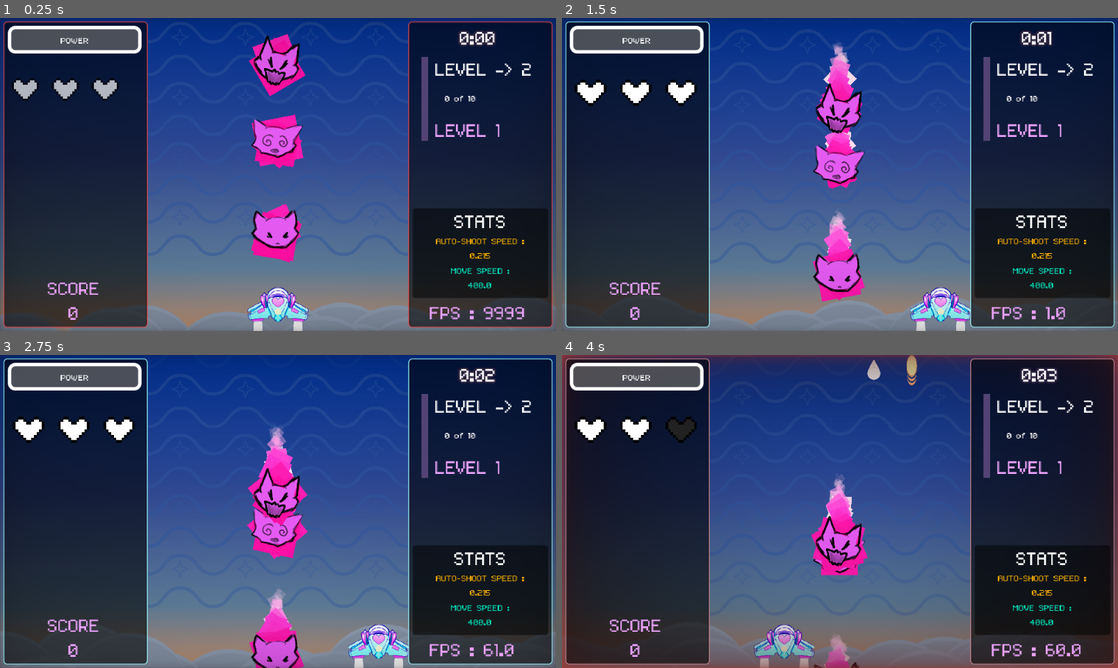
Above: before the commit, frames 1-4 (two rows, left to right).
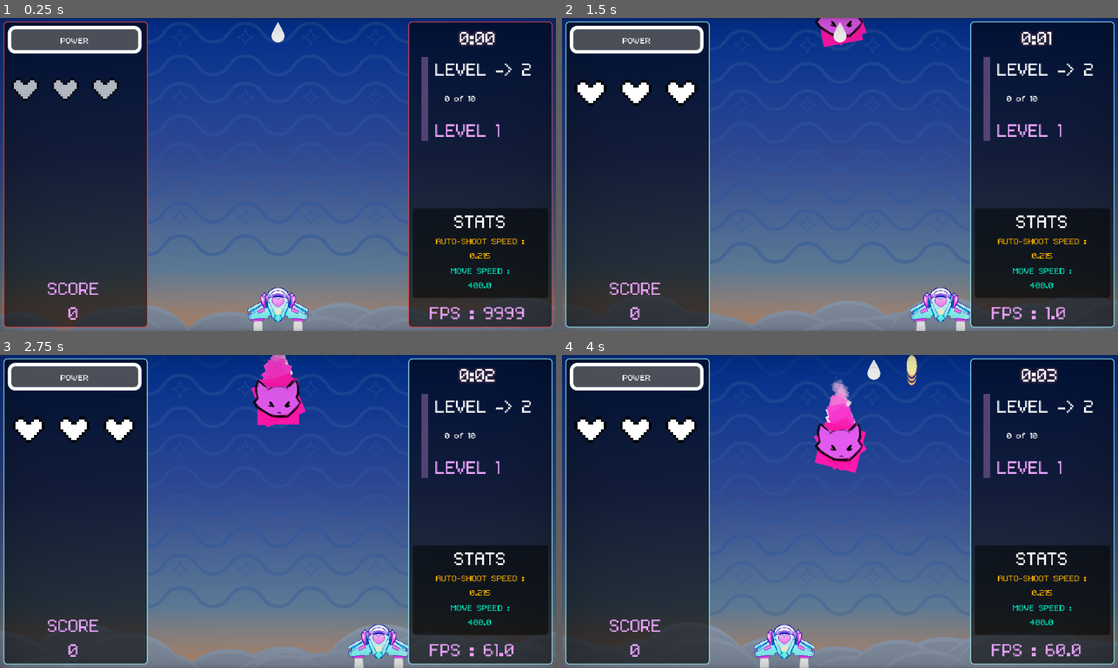
Above: after the commit, the same moments.

Repository: JoshuaOddBloom/ANSG_MeowBlast
Game: Godot game, scene res://scenes/base_level/base_level.tscn
Same seed, same stepped clock (60 frames per second), same inputs: the game is played once before the commit and once after it. This scene is started directly instead of the project's main scene. Sound files missing from this copy of the repository are replaced by a short silence.
Inputs (mouse positions are in pixels of both pictures, inside the frame that each line leads up to):
- Up to frame 1 (0.25 s): no input
- Up to frame 2 (1.5 s): move the mouse to (962, 158) at 0.52 s; hold Right (ui_right) 0.53-1.28 s; tap J (shoot) at 0.6 s; move the mouse to (728, 190) at 1.27 s; hold Down (ui_down) from 1.28 s (still down); tap K (use_power) at 1.35 s
- Up to frame 3 (2.75 s): move the mouse to (333, 442) at 2.02 s; release Down (ui_down) at 2.03 s; hold Right (ui_right) from 2.03 s (still down); tap J (shoot) at 2.1 s
- Up to frame 4 (4 s): move the mouse to (812, 574) at 2.77 s; tap K (use_power) at 2.85 s; move the mouse to (1006, 558) at 3.52 s; release Right (ui_right) at 3.53 s; hold Left (ui_left) from 3.53 s (still down); tap J (shoot) at 3.6 s

The runs differ from the first frame. In frame 1, 3.8% of the frame differs, in the area x 44-55%, y 1-79%; in frame 2, 4.8%; in frame 3, 5.7%; in frame 4, 17%, in the area x 0-100%, y 0-100%.

Commit message:
4.4.1 - performance memory usage issue on safari because of an update. Runs okay on Firefox and Chrome

Diff:
--- a/default_bus_layout.tres
+++ b/default_bus_layout.tres
@@ -3,7 +3,7 @@
 [resource]
 bus/1/name = &"BGM"
 bus/1/solo = false
-bus/1/mute = true
+bus/1/mute = false
 bus/1/bypass_fx = false
 bus/1/volume_db = -2.61025
 bus/1/send = &"Master"
--- a/pre_compile.gd
+++ /dev/null
@@ -1,28 +0,0 @@
-extends Node
-
-
-
-func _ready() -> void:
-	pre_compile()
-
-
-func pre_compile():
-	var children = self.get_children()
-	for child in children:
-		if child.get_child_count() > 1:
-			check_for_children(child)
-
-
-
-func check_for_animations(check_child):
-	if check_child is AnimationPlayer:
-			var animations_in_player = check_child.get_animation_list()
-			for i in animations_in_player:
-				#prints("playing - ", check_child, i)
-				check_child.play(str(i))
-
-
-func check_for_children(check_child):
-	var children_for_anims = check_child.get_children()
-	for i in children_for_anims:
-		check_for_animations(i)
--- a/scenes/base_level/base_level.tscn
+++ b/scenes/base_level/base_level.tscn
@@ -583,7 +583,7 @@
 
 [node name="ItemDropManager" parent="." instance=ExtResource("3_dojjm")]
 unique_name_in_owner = true
-drop_percent = 1.0
+drop_percent = 0.1
 droppable_items = Array[ExtResource("4_8tryd")]([ExtResource("5_0rn38"), ExtResource("6_0rn38"), ExtResource("9_5uif2")])
 
 [node name="BG" type="Node2D" parent="."]
@@ -608,6 +608,7 @@
 centered = false
 
 [node name="Comet" type="Node2D" parent="BG"]
+visible = false
 
 [node name="BGPatterns" type="Node2D" parent="BG"]
 
@@ -713,13 +714,7 @@
 position = Vector2(320, 331)
 
 [node name="Enemy" parent="EntitiesLayer" instance=ExtResource("3_jlp5g")]
-position = Vector2(318, 233)
-
-[node name="Enemy2" parent="EntitiesLayer" instance=ExtResource("3_jlp5g")]
-position = Vector2(319, 130)
-
-[node name="Enemy3" parent="EntitiesLayer" instance=ExtResource("3_jlp5g")]
-position = Vector2(319, 38)
+position = Vector2(320, -60)
 
 [node name="HurtBox" type="Area2D" parent="." groups=["level_enemy_bounds"]]
 unique_name_in_owner = true
--- a/scenes/components/health_component.gd
+++ b/scenes/components/health_component.gd
@@ -11,10 +11,10 @@
 
 
 func _ready() -> void:
-	GameEvents.player_damaged.connect(on_player_damaged)
 	current_health = max_health
 	# Send out the player's health
 	if owner.is_in_group("player"):
+		GameEvents.player_damaged.connect(on_player_damaged)
 		current_health = start_health
 		is_player_health_component = true
 		GameEvents.emit_player_health_changed(current_health)
--- a/scenes/enemy/enemy.tscn
+++ b/scenes/enemy/enemy.tscn
@@ -182,10 +182,12 @@
 
 [node name="FireTrailGPUParticles2D2" parent="." instance=ExtResource("7_nbhyu")]
 position = Vector2(0, 11)
+fixed_fps = 12
 process_material = ExtResource("4_13gj6")
 
 [node name="FireTrailGPUParticles2D" parent="." instance=ExtResource("7_nbhyu")]
 position = Vector2(0, 11)
+fixed_fps = 12
 process_material = ExtResource("5_4efjx")
 
 [node name="HealthComponent" parent="." instance=ExtResource("2_a3pup")]
--- a/scenes/pre_compile.tscn
+++ /dev/null
@@ -1,9 +0,0 @@
-[gd_scene load_steps=3 format=3 uid="uid://dri3glp54xdi0"]
-
-[ext_resource type="Script" uid="uid://b324yv1k715jr" path="res://pre_compile.gd" id="1_66d8r"]
-[ext_resource type="PackedScene" uid="uid://deitr7ypebg0a" path="res://scenes/ui/main_menu.tscn" id="2_i3ay6"]
-
-[node name="PreCompile" type="Node"]
-script = ExtResource("1_66d8r")
-
-[node name="MainMenu" parent="." instance=ExtResource("2_i3ay6")]
--- a/scenes/projectile/projectile.gd
+++ b/scenes/projectile/projectile.gd
@@ -12,8 +12,8 @@
 
 func _process(delta: float) -> void:
 	if global_position.y <= -500:
-		# Delete Projectile
 		defeated()
+
 	# Move Projectile
 	position.y -= projectile_move_speed * delta
 
--- a/scenes/projectile/projectile_base_x_10.tscn
+++ b/scenes/projectile/projectile_base_x_10.tscn
@@ -153,6 +153,7 @@
 unique_name_in_owner = true
 collision_layer = 4
 collision_mask = 2
+monitoring = false
 
 [node name="CollisionShape2D" type="CollisionShape2D" parent="HurtBox"]
 shape = SubResource("CircleShape2D_t8015")
--- a/scenes/ui/init_screen.tscn
+++ b/scenes/ui/init_screen.tscn
@@ -1,6 +1,6 @@
 [gd_scene load_steps=7 format=3 uid="uid://gkmuf153b32r"]
 
-[ext_resource type="Script" uid="uid://bytha3d7nqphc" path="res://init_screen.gd" id="1_6bgux"]
+[ext_resource type="Script" uid="uid://bytha3d7nqphc" path="res://scenes/ui/init_screen.gd" id="1_6bgux"]
 [ext_resource type="PackedScene" uid="uid://0d7fsdntcf5u" path="res://scenes/ui/ui.tscn" id="2_6l5e5"]
 [ext_resource type="Theme" uid="uid://ch4ic0feakt4r" path="res://assets/themes/default_theme.tres" id="2_sx5u0"]
 [ext_resource type="Theme" uid="uid://c0b4wwadsywt2" path="res://assets/themes/default_theme_large_font.tres" id="3_6l5e5"]
--- a/scenes/ui/main_menu.gd
+++ b/scenes/ui/main_menu.gd
@@ -6,7 +6,7 @@
 @onready var title: TextureRect = %Title
 #@onready var start_button: TextureButton = %StartButton
 @onready var marker_2d: Marker2D = $Branding/Marker2D
-@onready var oddbloom_logo = load("res://scenes/ui/oddbloom_logo.tscn")
+@onready var oddbloom_logo: Node2D = %OddbloomLogo
 @onready var ansg_marker_2d: Marker2D = $Branding/ANSGMarker2D
 @onready var ansg_sprite_2d: Sprite2D = $Branding/ANSGMarker2D/ANSGSprite2D
 @onready var animation_player: AnimationPlayer = $AnimationPlayer
@@ -51,6 +51,10 @@
 func on_wait_to_start_timer_timeout():
 	#disable_input_method_buttons()
 	animation_player.play("auto_quick")
+
+
+func oddbloom_logo_queue_free():
+	oddbloom_logo.queue_free()
 
 
 func focus_start_button():
--- a/scenes/ui/main_menu.tscn
+++ b/scenes/ui/main_menu.tscn
@@ -6,9 +6,11 @@
 [ext_resource type="PackedScene" uid="uid://b7jbkkvivmc7c" path="res://scenes/ui/sound_button.tscn" id="3_q85j6"]
 [ext_resource type="Texture2D" uid="uid://boe0l42l1g3nq" path="res://assets/ui/main_menu_title.png" id="3_uhagc"]
 [ext_resource type="Theme" uid="uid://c8rpr66nvv0bw" path="res://assets/themes/default_theme_small_font_with_outline.tres" id="4_wb0q5"]
-[ext_resource type="PackedScene" uid="uid://c40nj0ydhegyx" path="res://scenes/ui/oddbloom_logo.tscn" id="5_x2yvf"]
 [ext_resource type="FontFile" uid="uid://b8vrg0cduw16e" path="res://assets/fonts/Jura-Medium.ttf" id="6_uhagc"]
+[ext_resource type="Script" uid="uid://g8usbsvp8uwt" path="res://scenes/ui/oddbloom_logo.gd" id="8_7suek"]
 [ext_resource type="Texture2D" uid="uid://lyayh1mbv0oa" path="res://assets/ui/all_nighter_survival_guide_title.png" id="9_7suek"]
+[ext_resource type="Texture2D" uid="uid://citalxxo7s6oq" path="res://scenes/ui/White LINES 3 Eye.png" id="9_otr3d"]
+[ext_resource type="Texture2D" uid="uid://dy65wp85ncwbs" path="res://scenes/ui/White LINES 3 Petals.png" id="10_8ekit"]
 
 [sub_resource type="Animation" id="Animation_uhagc"]
 length = 0.001
@@ -378,9 +380,12 @@
 tracks/3/interp = 1
 tracks/3/loop_wrap = true
 tracks/3/keys = {
-"times": PackedFloat32Array(7.3),
-"transitions": PackedFloat32Array(1),
+"times": PackedFloat32Array(3.6, 7.3),
+"transitions": PackedFloat32Array(1, 1),
 "values": [{
+"args": [],
+"method": &"oddbloom_logo_queue_free"
+}, {
 "args": [],
 "method": &"focus_start_button"
 }]
@@ -489,6 +494,132 @@
 [sub_resource type="RectangleShape2D" id="RectangleShape2D_wb0q5"]
 size = Vector2(193.02, 48)
 
+[sub_resource type="Animation" id="Animation_ffil2"]
+length = 0.001
+tracks/0/type = "value"
+tracks/0/imported = false
+tracks/0/enabled = true
+tracks/0/path = NodePath("White/Petals:rotation")
+tracks/0/interp = 1
+tracks/0/loop_wrap = true
+tracks/0/keys = {
+"times": PackedFloat32Array(0),
+"transitions": PackedFloat32Array(1),
+"update": 0,
+"values": [0.0]
+}
+tracks/1/type = "value"
+tracks/1/imported = false
+tracks/1/enabled = true
+tracks/1/path = NodePath(".:scale")
+tracks/1/interp = 1
+tracks/1/loop_wrap = true
+tracks/1/keys = {
+"times": PackedFloat32Array(0),
+"transitions": PackedFloat32Array(1),
+"update": 0,
+"values": [Vector2(1, 1e-05)]
+}
+tracks/2/type = "value"
+tracks/2/imported = false
+tracks/2/enabled = true
+tracks/2/path = NodePath(".:modulate")
+tracks/2/interp = 1
+tracks/2/loop_wrap = true
+tracks/2/keys = {
+"times": PackedFloat32Array(0),
+"transitions": PackedFloat32Array(1),
+"update": 0,
+"values": [Color(1, 1, 1, 1)]
+}
+
+[sub_resource type="Animation" id="Animation_sqt1x"]
+resource_name = "auto"
+length = 4.0
+step = 0.1
+tracks/0/type = "value"
+tracks/0/imported = false
+tracks/0/enabled = true
+tracks/0/path = NodePath("White/Petals:rotation")
+tracks/0/interp = 2
+tracks/0/loop_wrap = true
+tracks/0/keys = {
+"times": PackedFloat32Array(0, 0.566667, 1.4, 1.7, 2, 2.3, 2.7),
+"transitions": PackedFloat32Array(1, 1, 1, 1, 1.23114, 1, 1.23114),
+"update": 0,
+"values": [-2.09963, 0.13439, -0.0436332, 0.0174533, -0.0122173, 0.00174533, 0.0]
+}
+tracks/1/type = "value"
+tracks/1/imported = false
+tracks/1/enabled = true
+tracks/1/path = NodePath(".:scale")
+tracks/1/interp = 2
+tracks/1/loop_wrap = true
+tracks/1/keys = {
+"times": PackedFloat32Array(0, 0.4, 0.9),
+"transitions": PackedFloat32Array(1, 0.933033, 1),
+"update": 0,
+"values": [Vector2(1, 1e-05), Vector2(1, 1.05), Vector2(1, 1)]
+}
+tracks/2/type = "value"
+tracks/2/imported = false
+tracks/2/enabled = true
+tracks/2/path = NodePath(".:modulate")
+tracks/2/interp = 1
+tracks/2/loop_wrap = true
+tracks/2/keys = {
+"times": PackedFloat32Array(0, 0.2),
+"transitions": PackedFloat32Array(1, 1),
+"update": 0,
+"values": [Color(1, 1, 1, 0), Color(1, 1, 1, 1)]
+}
+
+[sub_resource type="Animation" id="Animation_f84ix"]
+resource_name = "out"
+tracks/0/type = "value"
+tracks/0/imported = false
+tracks/0/enabled = true
+tracks/0/path = NodePath("White/Petals:rotation")
+tracks/0/interp = 1
+tracks/0/loop_wrap = true
+tracks/0/keys = {
+"times": PackedFloat32Array(0),
+"transitions": PackedFloat32Array(1),
+"update": 0,
+"values": [0.0]
+}
+tracks/1/type = "value"
+tracks/1/imported = false
+tracks/1/enabled = true
+tracks/1/path = NodePath(".:scale")
+tracks/1/interp = 1
+tracks/1/loop_wrap = true
+tracks/1/keys = {
+"times": PackedFloat32Array(0),
+"transitions": PackedFloat32Array(1),
+"update": 0,
+"values": [Vector2(1, 1)]
+}
+tracks/2/type = "value"
+tracks/2/imported = false
+tracks/2/enabled = true
+tracks/2/path = NodePath(".:modulate")
+tracks/2/interp = 2
+tracks/2/loop_wrap = true
+tracks/2/keys = {
+"times": PackedFloat32Array(0, 1),
+"transitions": PackedFloat32Array(1, 1),
+"update": 0,
+"values": [Color(1, 1, 1, 1), Color(1, 1, 1, 0)]
+}
+
+[sub_resource type="AnimationLibrary" id="AnimationLibrary_f84ix"]
+_data = {
+&"RESET": SubResource("Animation_ffil2"),
+&"auto": SubResource("Animation_sqt1x"),
+&"out": SubResource("Animation_f84ix")
+}
+
 [sub_resource type="RectangleShape2D" id="RectangleShape2D_btxxm"]
 size = Vector2(128, 32)
 
@@ -663,7 +794,28 @@
 [node name="Marker2D" type="Marker2D" parent="Branding"]
 scale = Vector2(0.05, 0.05)
 
-[node name="OddbloomLogo" parent="Branding/Marker2D" instance=ExtResource("5_x2yvf")]
+[node name="OddbloomLogo" type="Node2D" parent="Branding/Marker2D"]
+unique_name_in_owner = true
+scale = Vector2(1, 1e-05)
+script = ExtResource("8_7suek")
+choosen_type = 1
+
+[node name="AudioStreamPlayer" type="AudioStreamPlayer" parent="Branding/Marker2D/OddbloomLogo"]
+
+[node name="OddBloomLogoAnimationPlayer" type="AnimationPlayer" parent="Branding/Marker2D/OddbloomLogo"]
+unique_name_in_owner = true
+libraries = {
+&"": SubResource("AnimationLibrary_f84ix")
+}
+
+[node name="White" type="Node2D" parent="Branding/Marker2D/OddbloomLogo"]
+unique_name_in_owner = true
+
+[node name="Eye" type="Sprite2D" parent="Branding/Marker2D/OddbloomLogo/White"]
+texture = ExtResource("9_otr3d")
+
+[node name="Petals" type="Sprite2D" parent="Branding/Marker2D/OddbloomLogo/White"]
+texture = ExtResource("10_8ekit")
 
 [node name="MarginContainer" type="MarginContainer" parent="Branding"]
 visible = false
--- a/scenes/ui/oddbloom_logo.gd
+++ b/scenes/ui/oddbloom_logo.gd
@@ -2,11 +2,13 @@
 
 # @tool might be a good option here
 
-@export_enum("Black", "White") var choosen_type: int
+@export_enum("White") var choosen_type: int
 
 #TODO : Add Types as preloads
 
-@onready var animation_player: AnimationPlayer = %AnimationPlayer
+@onready var odd_bloom_logo_animation_player: AnimationPlayer = %OddBloomLogoAnimationPlayer
+
+
 #
 #func _ready() -> void:
 	#match choosen_type:
@@ -17,8 +19,11 @@
 
 
 func play_auto_animation():
-	animation_player.play("auto")
+	odd_bloom_logo_animation_player.play("auto")
+	await odd_bloom_logo_animation_player.animation_finished
+
+	queue_free()
 
 
 func play_out_animation():
-	animation_player.play("out")
+	odd_bloom_logo_animation_player.play("out")
--- a/scenes/ui/oddbloom_logo.tscn
+++ b/scenes/ui/oddbloom_logo.tscn
@@ -1,10 +1,8 @@
-[gd_scene load_steps=10 format=3 uid="uid://c40nj0ydhegyx"]
+[gd_scene load_steps=8 format=3 uid="uid://c40nj0ydhegyx"]
 
 [ext_resource type="Script" uid="uid://g8usbsvp8uwt" path="res://scenes/ui/oddbloom_logo.gd" id="1_itoj5"]
 [ext_resource type="Texture2D" uid="uid://citalxxo7s6oq" path="res://scenes/ui/White LINES 3 Eye.png" id="2_sqt1x"]
 [ext_resource type="Texture2D" uid="uid://dy65wp85ncwbs" path="res://scenes/ui/White LINES 3 Petals.png" id="3_ffil2"]
-[ext_resource type="Texture2D" uid="uid://b4l1umtvwqnoy" path="res://scenes/ui/Black LINES 3 Eye.png" id="4_f84ix"]
-[ext_resource type="Texture2D" uid="uid://ds1tu5ujo6iyp" path="res://scenes/ui/Black LINES 3 Petals.png" id="5_g8e7m"]
 
 [sub_resource type="Animation" id="Animation_ffil2"]
 length = 0.001
@@ -23,34 +21,22 @@
 tracks/1/type = "value"
 tracks/1/imported = false
 tracks/1/enabled = true
-tracks/1/path = NodePath("Black/Petals:rotation")
+tracks/1/path = NodePath(".:scale")
 tracks/1/interp = 1
 tracks/1/loop_wrap = true
 tracks/1/keys = {
 "times": PackedFloat32Array(0),
 "transitions": PackedFloat32Array(1),
 "update": 0,
-"values": [0.0]
+"values": [Vector2(1, 1e-05)]
 }
 tracks/2/type = "value"
 tracks/2/imported = false
 tracks/2/enabled = true
-tracks/2/path = NodePath(".:scale")
+tracks/2/path = NodePath(".:modulate")
 tracks/2/interp = 1
 tracks/2/loop_wrap = true
 tracks/2/keys = {
-"times": PackedFloat32Array(0),
-"transitions": PackedFloat32Array(1),
-"update": 0,
-"values": [Vector2(1, 1e-05)]
-}
-tracks/3/type = "value"
-tracks/3/imported = false
-tracks/3/enabled = true
-tracks/3/path = NodePath(".:modulate")
-tracks/3/interp = 1
-tracks/3/loop_wrap = true
-tracks/3/keys = {
 "times": PackedFloat32Array(0),
 "transitions": PackedFloat32Array(1),
 "update": 0,
@@ -76,34 +62,22 @@
 tracks/1/type = "value"
 tracks/1/imported = false
 tracks/1/enabled = true
-tracks/1/path = NodePath("Black/Petals:rotation")
-tracks/1/interp = 1
+tracks/1/path = NodePath(".:scale")
+tracks/1/interp = 2
 tracks/1/loop_wrap = true
 tracks/1/keys = {
-"times": PackedFloat32Array(0),
-"transitions": PackedFloat32Array(1),
-"update": 0,
-"values": [0.0]
-}
-tracks/2/type = "value"
-tracks/2/imported = false
-tracks/2/enabled = true
-tracks/2/path = NodePath(".:scale")
-tracks/2/interp = 2
-tracks/2/loop_wrap = true
-tracks/2/keys = {
 "times": PackedFloat32Array(0, 0.4, 0.9),
 "transitions": PackedFloat32Array(1, 0.933033, 1),
 "update": 0,
 "values": [Vector2(1, 1e-05), Vector2(1, 1.05), Vector2(1, 1)]
 }
-tracks/3/type = "value"
-tracks/3/imported = false
-tracks/3/enabled = true
-tracks/3/path = NodePath(".:modulate")
-tracks/3/interp = 1
-tracks/3/loop_wrap = true
-tracks/3/keys = {
+tracks/2/type = "value"
+tracks/2/imported = false
+tracks/2/enabled = true
+tracks/2/path = NodePath(".:modulate")
+tracks/2/interp = 1
+tracks/2/loop_wrap = true
+tracks/2/keys = {
 "times": PackedFloat32Array(0, 0.2),
 "transitions": PackedFloat32Array(1, 1),
 "update": 0,
@@ -127,34 +101,22 @@
 tracks/1/type = "value"
 tracks/1/imported = false
 tracks/1/enabled = true
-tracks/1/path = NodePath("Black/Petals:rotation")
+tracks/1/path = NodePath(".:scale")
 tracks/1/interp = 1
 tracks/1/loop_wrap = true
 tracks/1/keys = {
 "times": PackedFloat32Array(0),
 "transitions": PackedFloat32Array(1),
 "update": 0,
-"values": [0.0]
+"values": [Vector2(1, 1)]
 }
 tracks/2/type = "value"
 tracks/2/imported = false
 tracks/2/enabled = true
-tracks/2/path = NodePath(".:scale")
-tracks/2/interp = 1
+tracks/2/path = NodePath(".:modulate")
+tracks/2/interp = 2
 tracks/2/loop_wrap = true
 tracks/2/keys = {
-"times": PackedFloat32Array(0),
-"transitions": PackedFloat32Array(1),
-"update": 0,
-"values": [Vector2(1, 1)]
-}
-tracks/3/type = "value"
-tracks/3/imported = false
-tracks/3/enabled = true
-tracks/3/path = NodePath(".:modulate")
-tracks/3/interp = 2
-tracks/3/loop_wrap = true
-tracks/3/keys = {
 "times": PackedFloat32Array(0, 1),
 "transitions": PackedFloat32Array(1, 1),
 "update": 0,
@@ -171,11 +133,10 @@
 [node name="OddbloomLogo" type="Node2D"]
 scale = Vector2(1, 1e-05)
 script = ExtResource("1_itoj5")
-choosen_type = 1
 
 [node name="AudioStreamPlayer" type="AudioStreamPlayer" parent="."]
 
-[node name="AnimationPlayer" type="AnimationPlayer" parent="."]
+[node name="OddBloomLogoAnimationPlayer" type="AnimationPlayer" parent="."]
 unique_name_in_owner = true
 libraries = {
 &"": SubResource("AnimationLibrary_f84ix")
@@ -189,13 +150,3 @@
 
 [node name="Petals" type="Sprite2D" parent="White"]
 texture = ExtResource("3_ffil2")
-
-[node name="Black" type="Node2D" parent="."]
-unique_name_in_owner = true
-visible = false
-
-[node name="Eye" type="Sprite2D" parent="Black"]
-texture = ExtResource("4_f84ix")
-
-[node name="Petals" type="Sprite2D" parent="Black"]
-texture = ExtResource("5_g8e7m")
Not shown, changed: assets/audio/bgm/meowblaster_theme_level_5b.ogg.import
Not shown, changed: export_presets.cfg
Not shown, removed: pre_compile.gd.uid
Not shown: 4 places in scenes/originalconceptsheet.tscn that only renumber resources
Binary file removed: scenes/player/original_ship_cleanup.png
Not shown, removed: scenes/player/original_ship_cleanup.png.import
Binary file removed: scenes/ui/Black LINES 3 Eye.png
Not shown, removed: scenes/ui/Black LINES 3 Eye.png.import
Binary file removed: scenes/ui/Black LINES 3 Petals.png
Not shown, removed: scenes/ui/Black LINES 3 Petals.png.import
Renamed: init_screen.gd -> scenes/ui/init_screen.gd
Renamed: init_screen.gd.uid -> scenes/ui/init_screen.gd.uid
(and 1 more such lines)
